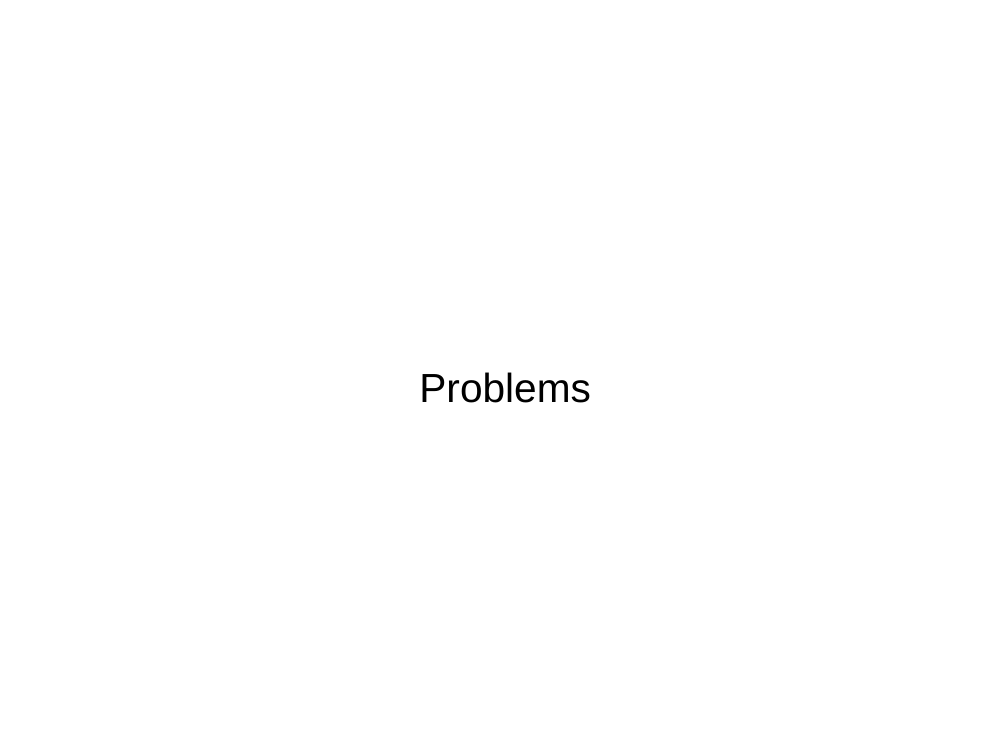
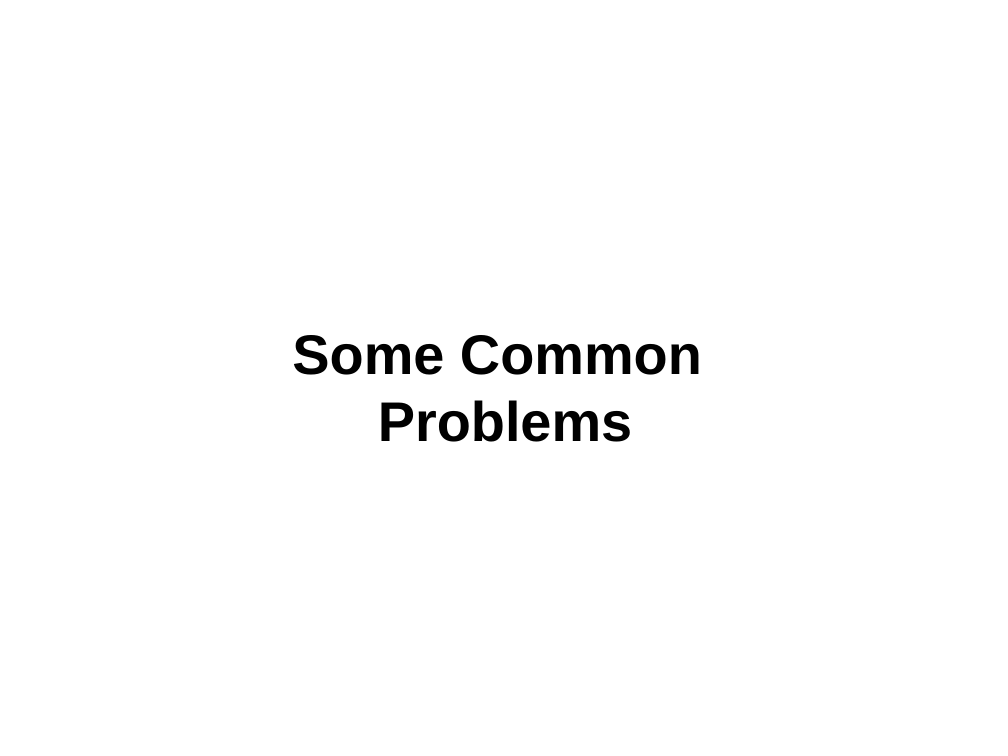
Before and after one commit to mihirk/presentation, a slide deck: slide 2 of kidding_me.odp. Drawn at 1008x756 pixels with LibreOffice and Linux fonts; fonts in the diff are those of the drawing. Boxes give left, top, right and bottom in pixels: in the first picture for what was removed or moved away, otherwise in the second. Text is boxed around its words. In the diff, an @@ line names an element or a change of style, - is before the commit and + after.

Commit message:
added devbox setup problems comic

```diff
--- a/kidding_me.odp
+++ b/kidding_me.odp
@@ subtitle at (x1=292, y1=335, x2=702, y2=375): paragraph added @@
+Some Common
@@ subtitle at (x1=378, y1=400, x2=632, y2=442): size 32 to 44 pt, bold on in "Problems" @@
```
Also in this commit, not shown: 2 other slides changed.
